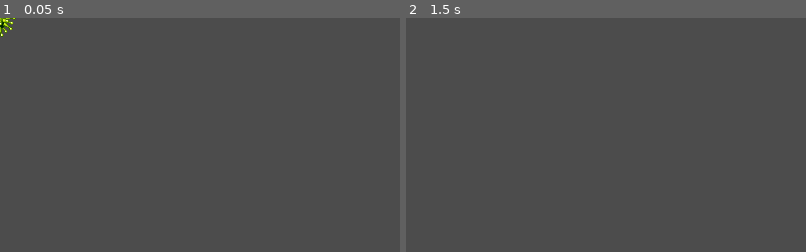
Above: before the commit, frames 1-2 (left to right).
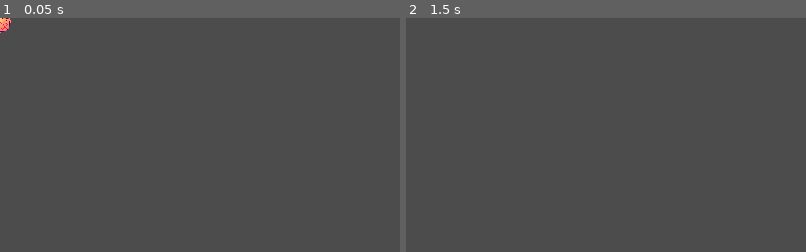
Above: after the commit, the same moments.

Repository: Joniras/MoustacheDesinfectant
Game: Godot game, scene res://Characters/Enemy/Enemy.tscn
Two runs of this game, one before a commit and one after it. Both use one fixed random seed, a clock stepped at 60 frames per second and the inputs below. This scene is started directly instead of the project's main scene.
Inputs:
- Up to frame 1 (0.05 s): no input
- Up to frame 2 (1.5 s): tap Enter at 0.5 s; tap Space at 1.25 s
The pictures show only the part of the screen within x 0-50%, y 0-50%; the shares and areas given below are measured in that part.

The runs differ from the first frame. In frame 1, 0.2% of the frame differs, in the area x 0-4%, y 0-9%; in frame 2, nothing differs.

Commit message:
Added random texture for virus enemy

Diff:
--- a/Characters/Enemy/Enemy.tscn
+++ b/Characters/Enemy/Enemy.tscn
@@ -1,23 +1,39 @@
 [gd_scene load_steps=6 format=2]
 
-[ext_resource path="res://assets/enemies/virus.png" type="Texture" id=1]
+[ext_resource path="res://assets/enemies/virus_state_4.png" type="Texture" id=1]
 
 [sub_resource type="GDScript" id=1]
 script/source = "extends KinematicBody2D
 
 
 onready var LABEL = preload(\"res://Characters/Enemy/DamageLabel.tscn\")
+onready var virus_sprite = get_node(\"CanvasLayer/Sprite\")
 var max_health = null
+var texture_4 = preload(\"res://assets/enemies/virus_state_4.png\")
+var texture_5 = preload(\"res://assets/enemies/virus_state_5.png\")
+var texture_6 = preload(\"res://assets/enemies/virus_state_6.png\")
+var texture_7 = preload(\"res://assets/enemies/virus_state_7.png\")
 
 # Declare member variables here. Examples:
 # var a = 2
 var xp = null
 var health = null
+var asset = 4
 
 func setup(_health, _xp, _position):
 	max_health = _health
 	xp = _xp
 	position = _position
+	asset = rand_range(4, 8)
+	if (asset == 4):
+		virus_sprite.set_texture(texture_4)
+	elif (asset == 5):
+		virus_sprite.set_texture(texture_5)
+	elif (asset == 6):
+		virus_sprite.set_texture(texture_6)
+	elif (asset == 7):
+		virus_sprite.set_texture(texture_7)
+
 
 # Called when the node enters the scene tree for the first time.
 func _ready():
Not shown: 4 places in Scenes/Game/Game.tscn that only renumber resources
Binary file added: assets/enemies/virus_state_1.png
Not shown, added: assets/enemies/virus_state_1.png.import
Binary file added: assets/enemies/virus_state_2.png
Not shown, added: assets/enemies/virus_state_2.png.import
Binary file added: assets/enemies/virus_state_3.png
Not shown, added: assets/enemies/virus_state_3.png.import
Binary file added: assets/enemies/virus_state_4.png
Not shown, added: assets/enemies/virus_state_4.png.import
Binary file added: assets/enemies/virus_state_5.png
Not shown, added: assets/enemies/virus_state_5.png.import
Binary file added: assets/enemies/virus_state_6.png
(and 3 more such lines)
